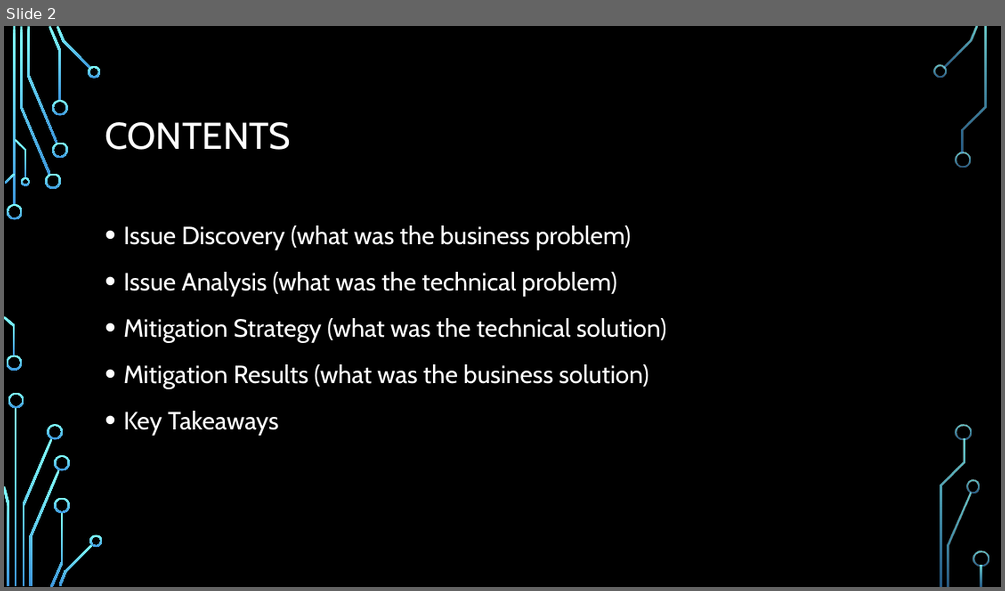
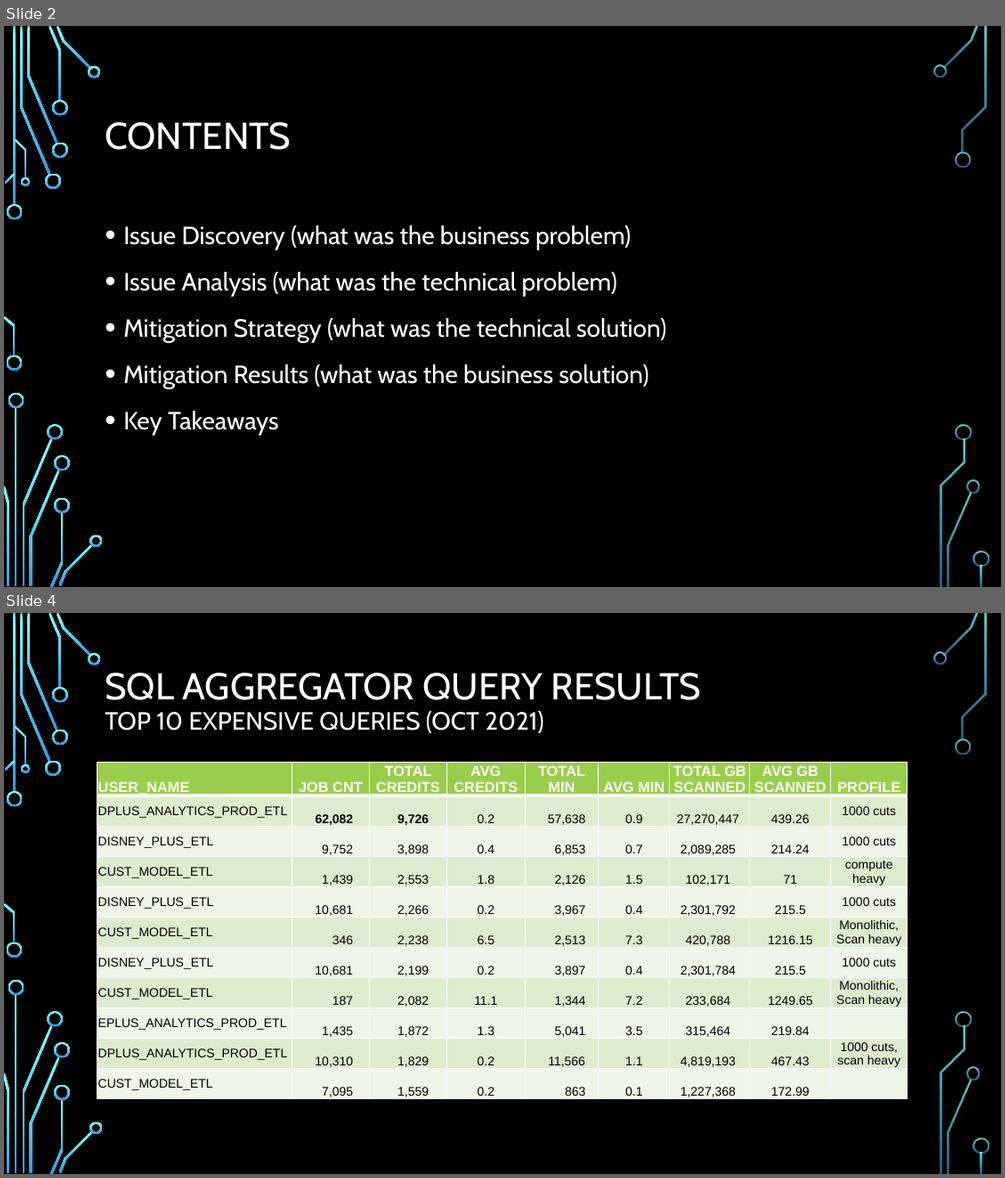
Before and after one commit to GitKlip/portfolio, a slide deck: disney/SnowflakeOptimization-CrossoverTitles.pptx. Shown one above the other, each under a label of ours: slide 2 before the commit, slides 2 and 4 after it; the slides between them are not shown. The pictures are 1005x591 and 1005x1178 pixels, drawn with LibreOffice and Linux fonts; fonts in the diff are those of the drawing; background and template pictures are left out. Boxes give left, top, right and bottom in pixels: in the first picture for what was removed or moved away, otherwise in the second. Text is boxed around its words. In the diff, an @@ line names an element or a change of style, - is before the commit and + after.

```diff
--- a/disney/SnowflakeOptimization-CrossoverTitles.pptx
+++ b/disney/SnowflakeOptimization-CrossoverTitles.pptx
@@ slide 4 added at bbox=[4, 613, 1001, 1174], background picture (left out); not listed: 36 template elements that a slide beside it also shows @@
@@ title added at bbox=[105, 673, 702, 733], 24 pt, text #FFFFFF @@
+SQL AGGREGATOR QUERY RESULTS
+TOP 10 EXPENSIVE QUERIES (OCT 2021)
@@ table added at bbox=[97, 762, 907, 1104], 11 rows, 9 columns @@
+USER_NAME | JOB CNT | TOTAL CREDITS | AVG CREDITS | TOTAL MIN | AVG MIN | TOTAL GB SCANNED | AVG GB SCANNED | PROFILE
+DPLUS_ANALYTICS_PROD_ETL | 62,082 | 9,726 | 0.2 | 57,638 | 0.9 | 27,270,447 | 439.26 | 1000 cuts
+DISNEY_PLUS_ETL | 9,752 | 3,898 | 0.4 | 6,853 | 0.7 | 2,089,285 | 214.24 | 1000 cuts
+CUST_MODEL_ETL | 1,439 | 2,553 | 1.8 | 2,126 | 1.5 | 102,171 | 71 | compute heavy
+DISNEY_PLUS_ETL | 10,681 | 2,266 | 0.2 | 3,967 | 0.4 | 2,301,792 | 215.5 | 1000 cuts
+CUST_MODEL_ETL | 346 | 2,238 | 6.5 | 2,513 | 7.3 | 420,788 | 1216.15 | Monolithic, / Scan heavy
+DISNEY_PLUS_ETL | 10,681 | 2,199 | 0.2 | 3,897 | 0.4 | 2,301,784 | 215.5 | 1000 cuts
+CUST_MODEL_ETL | 187 | 2,082 | 11.1 | 1,344 | 7.2 | 233,684 | 1249.65 | Monolithic, / Scan heavy
+EPLUS_ANALYTICS_PROD_ETL | 1,435 | 1,872 | 1.3 | 5,041 | 3.5 | 315,464 | 219.84 | 
+DPLUS_ANALYTICS_PROD_ETL | 10,310 | 1,829 | 0.2 | 11,566 | 1.1 | 4,819,193 | 467.43 | 1000 cuts, / scan heavy
+CUST_MODEL_ETL | 7,095 | 1,559 | 0.2 | 863 | 0.1 | 1,227,368 | 172.99 | 
```
Also in this commit, not shown: 7 slides changed, 1 other slide added, 1 slide removed, 5 other files.
